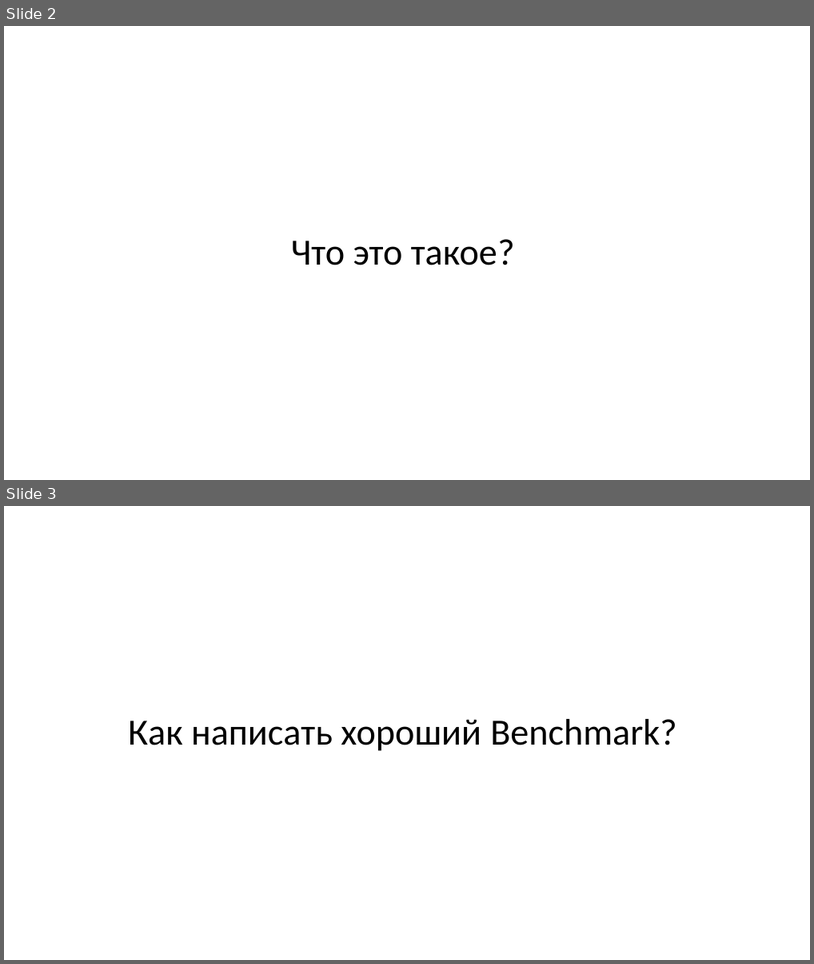
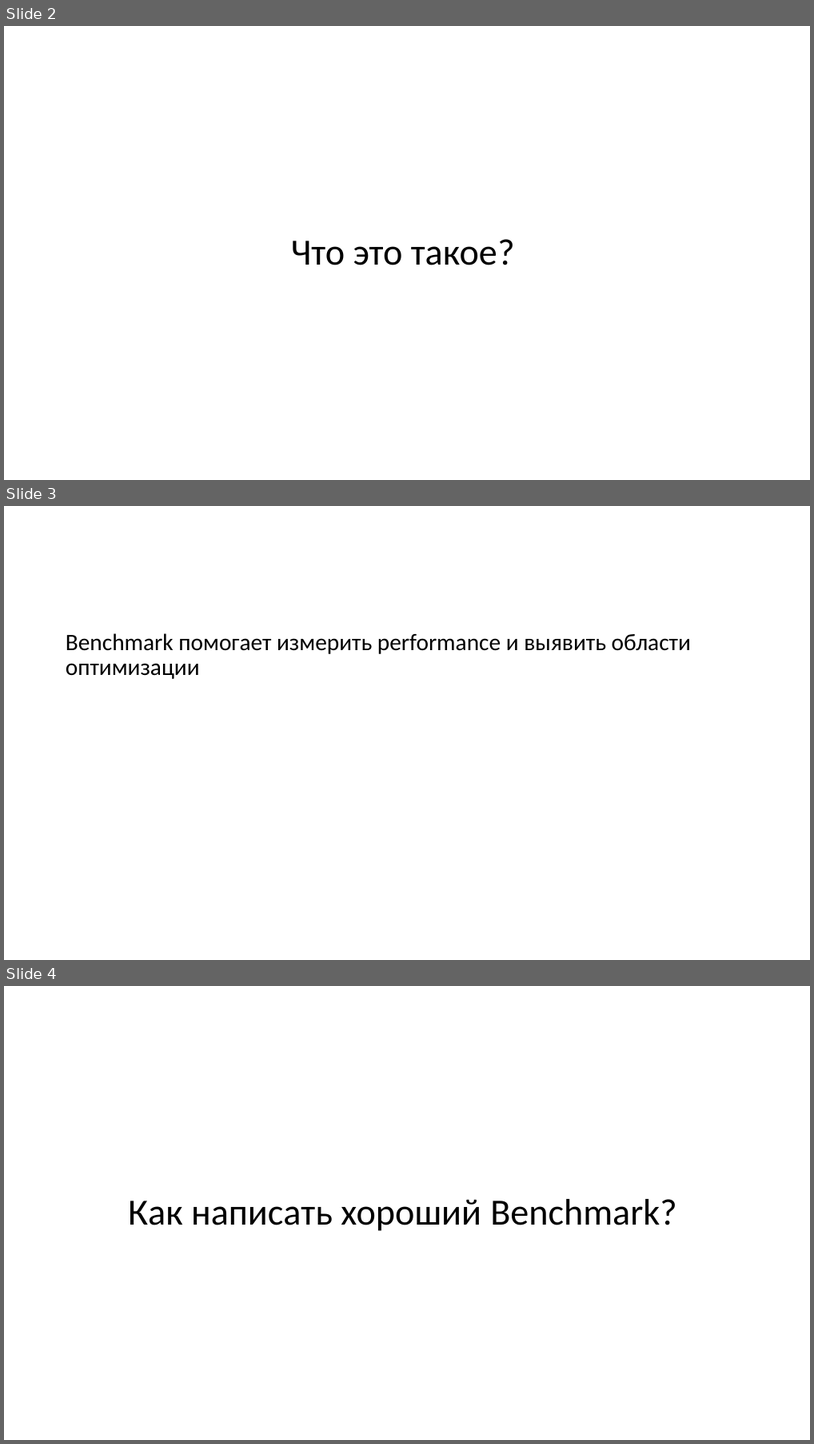
Before and after one commit to tolltech/ulearn-additional, a slide deck: benchmark/Solves/Benchmark.pptx. Shown one above the other, each under a label of ours: slides 2 and 3 before the commit, slides 2, 3 and 4 after it. The pictures are 814x964 and 814x1444 pixels, drawn with LibreOffice and Linux fonts; fonts in the diff are those of the drawing. Boxes give left, top, right and bottom in pixels: in the first picture for what was removed or moved away, otherwise in the second. Text is boxed around its words. In the diff, an @@ line names an element or a change of style, - is before the commit and + after.

```diff
--- a/benchmark/Solves/Benchmark.pptx
+++ b/benchmark/Solves/Benchmark.pptx
@@ slide 3 added at [4,506,810,960], background #FFFFFF @@
@@ text added at [66,633,691,679], 28 pt, text #000000 @@
+Benchmark помогает измерить performance и выявить области оптимизации
@@ what was slide 3 is now slide 4 @@
```
Also in this commit, not shown: 1 slide changed, 7 other slides added, 5 slides removed, 7 other files.
